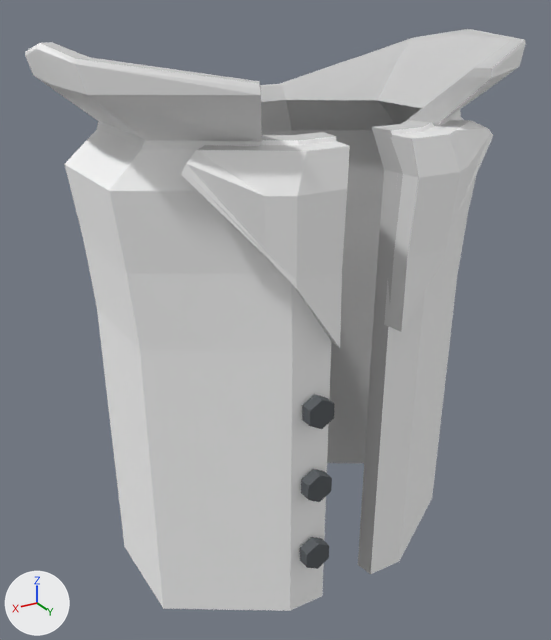
Two versions of the OBJ model Models/person_thin_jacket.obj, one commit apart.
The view is the same before and after, from a 50 mm camera at (0.441, 0.709, 0.82) aimed at (0.018, 0.004, 0.468). Lighting does not change. The marker at lower left points along +X, +Y and +Z. The older version comes first. Where no turn or scale is listed for an object, it has been applied to the vertices.

Objects in the first picture: 'person_thin_jacket'.
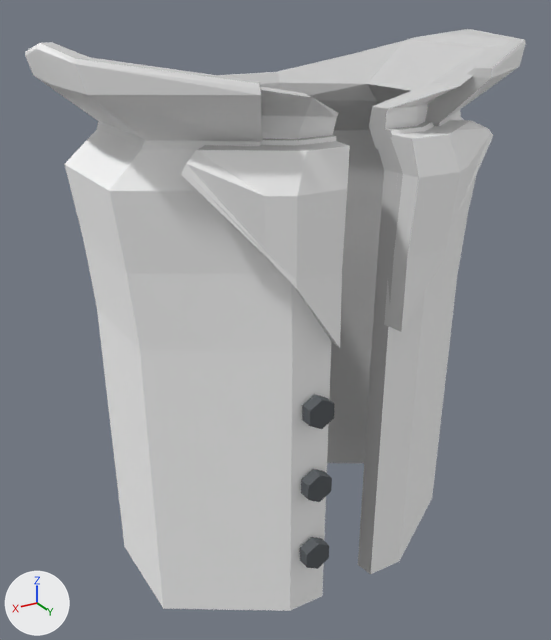
Diff of the bpy script that builds the scene:
```diff
--- a/Models/person_thin_jacket.obj.py
+++ b/Models/person_thin_jacket.obj.py
@@ me_person_thin_jacket @@
 # used by ob_person_thin_jacket; location = (0.0, 0.0, 0.0)
-me_person_thin_jacket.from_pydata(...)  # 404 vertices, 780 faces; spans x -0.257..0.257, y -0.147..0.167, z 0.17..0.78
+me_person_thin_jacket.from_pydata(...)  # 484 vertices, 936 faces; spans x -0.257..0.257, y -0.147..0.169, z 0.17..0.78
+# me_person_thin_jacket part 1: a new loose piece of 80 vertices spanning x -0.232..0.232, y -0.137..0.169, z 0.68..0.765
 me_person_thin_jacket.materials.append(mat_stuff_plain)
```

Changed parts and their boxes (x1, y1, x2, y2) in the pictures (551 x 640 px):
part 1 of me_person_thin_jacket, added: after (219, 40, 502, 150)
